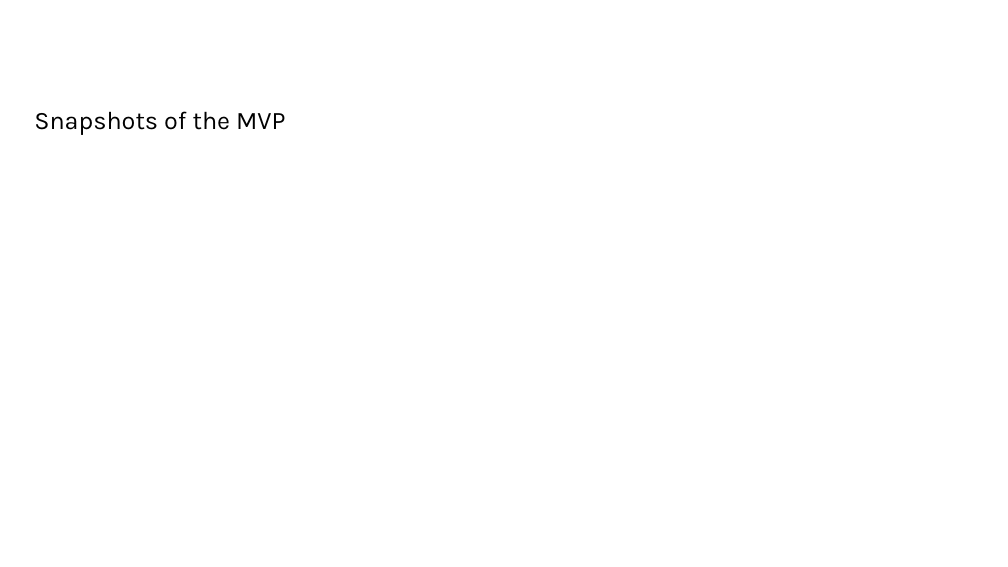
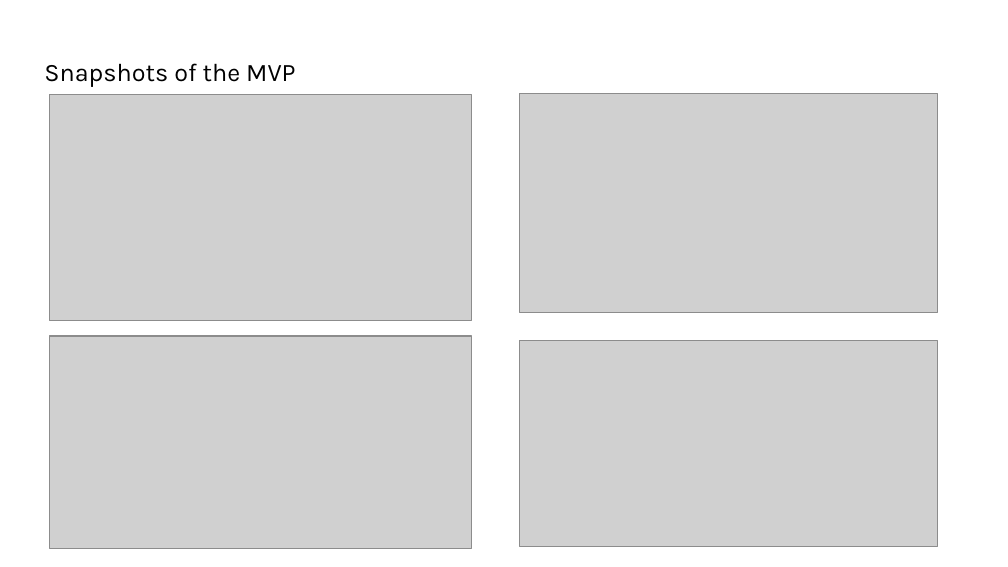
Before and after one commit to SaikatDash/Empowering-Small-and-Marginal-Farmers-with-AI-Driven-Agricultural-Solutions, a slide deck: slide 9 of Solution Challenge _ Project Submission.pptx (slide 11 before the commit). Drawn at 1008x567 pixels with LibreOffice and Linux fonts; fonts in the diff are those of the drawing; grey boxes stand for pictures; background and template pictures are left out. Boxes give left, top, right and bottom in pixels: in the first picture for what was removed or moved away, otherwise in the second. Text is boxed around its words. In the diff, an @@ line names an element or a change of style, - is before the commit and + after.

```diff
--- a/Solution Challenge _ Project Submission.pptx
+++ b/Solution Challenge _ Project Submission.pptx
@@ text "Snapshots of the MVP" moved from (x1=34, y1=111, x2=285, y2=135) to (x1=44, y1=63, x2=295, y2=87) @@
@@ picture added at (x1=49, y1=95, x2=471, y2=321) @@
@@ picture added at (x1=519, y1=94, x2=937, y2=312) @@
@@ picture added at (x1=49, y1=336, x2=471, y2=547) @@
@@ picture added at (x1=519, y1=341, x2=937, y2=546) @@
```
Also in this commit, not shown: 7 other slides changed, 3 slides removed, 18 other files.
